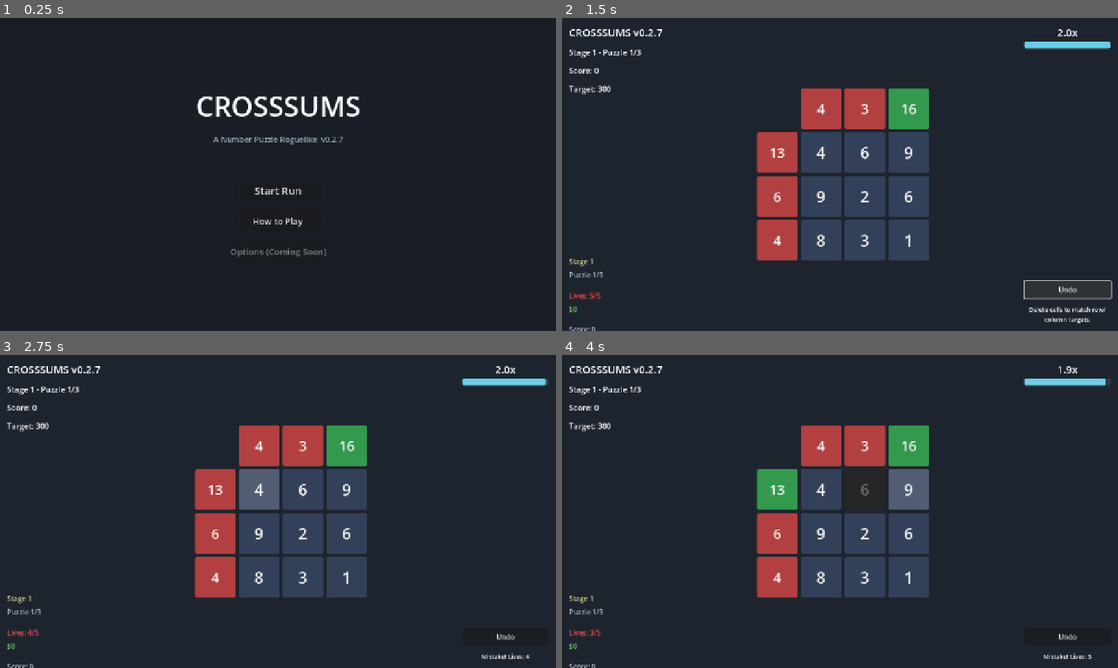
Above: before the commit, frames 1-4 (two rows, left to right).
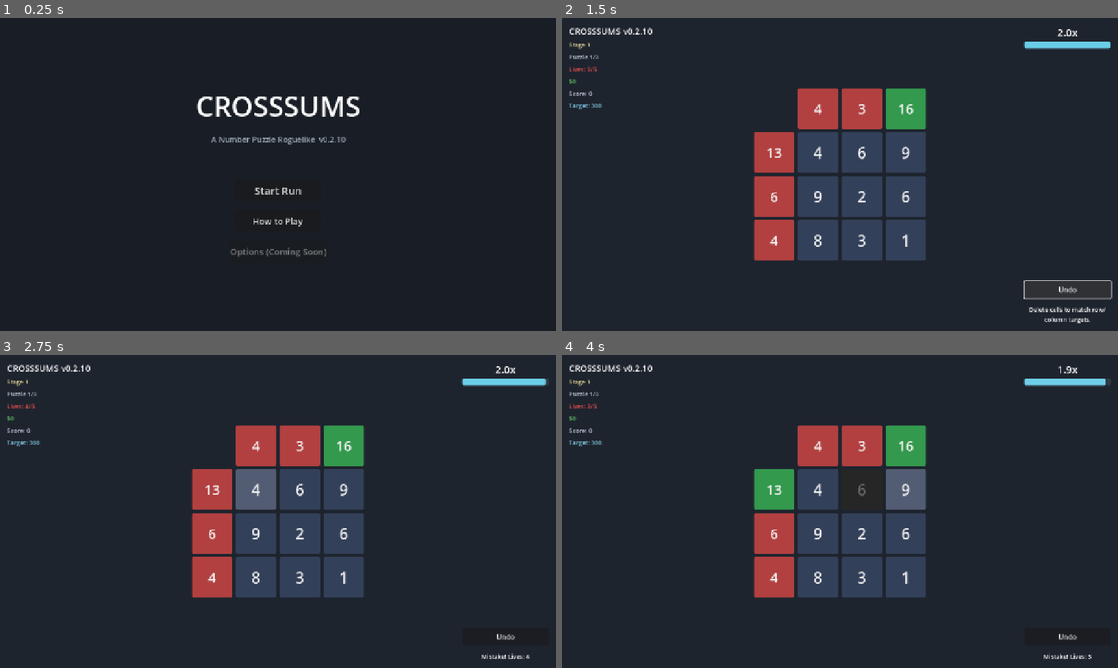
Above: after the commit, the same moments.

Repository: escherize/crossums
Game: Godot game, scene res://scenes/title/title_screen.tscn
The game is run twice, just before and just after one commit, with the same random seed, the same clock (stepped at 60 frames per second) and the same inputs.
Inputs:
- Up to frame 1 (0.25 s): no input
- Up to frame 2 (1.5 s): click "Start Run" at 0.5 s; click "Undo" at 1.25 s
- Up to frame 3 (2.75 s): click "4" at 2 s
- Up to frame 4 (4 s): click "6" at 2.75 s; click "9" at 3.5 s

The runs differ from the first frame. In frame 1, 0.3% of the frame differs, in the area x 38-63%, y 38-41%; in frame 2, 4.2%, in the area x 1-66%, y 3-100%; in frame 3, 4.2%; in frame 4, 4.1%.

Commit message:
Inline HUD labels directly in main.tscn (KISS)
- Remove separate run_hud.tscn/gd scene
- Add HUD labels directly to LeftPanel in main.tscn
- Move refresh logic into main.gd _refresh_hud()
- Principle: prefer declarative UI over script instantiation

Diff:
--- a/godot_app/scenes/main.gd
+++ b/godot_app/scenes/main.gd
@@ -8,7 +8,6 @@
 
 const PuzzleGridScene = preload("res://scenes/puzzle/puzzle_grid.tscn")
 const ScoringEngineScript = preload("res://scripts/core/scoring_engine.gd")
-const RunHUDScene = preload("res://scenes/ui/run_hud.tscn")
 const ResultPopupScene = preload("res://scenes/ui/result_popup.tscn")
 const ShopPlaceholderScene = preload("res://scenes/ui/shop_placeholder.tscn")
 const GameOverScene = preload("res://scenes/ui/game_over.tscn")
@@ -24,8 +23,15 @@
 @onready var timer_label: Label = %TimerLabel
 @onready var timer_bar: ProgressBar = %TimerBar
 @onready var overlay_container: CanvasLayer = %OverlayContainer
-@onready var hud_container: Control = %HUDContainer
 @onready var title_label: Label = %Title
+
+# HUD labels
+@onready var stage_label: Label = %StageLabel
+@onready var puzzle_label: Label = %PuzzleLabel
+@onready var lives_label: Label = %LivesLabel
+@onready var money_label: Label = %MoneyLabel
+@onready var score_label: Label = %ScoreLabel
+@onready var target_label: Label = %TargetLabel
 
 # Owned StyleBox for runtime color changes (avoid modifying shared resources)
 var _timer_fill_style: StyleBoxFlat
@@ -34,7 +40,6 @@
 var puzzle_solved: bool = false
 
 # Overlay instances
-var _run_hud: Control = null
 var _current_overlay: Control = null
 
 # =============================================================================
@@ -57,7 +62,6 @@
 func _ready() -> void:
 	_setup_ui()
 	_connect_signals()
-	_setup_hud()
 	title_label.text = "CROSSSUMS v%s" % GameConfig.VERSION
 
 	# Start first puzzle if run is active (coming from title screen)
@@ -78,11 +82,6 @@
 	timer_bar.add_theme_stylebox_override("fill", _timer_fill_style)
 
 
-func _setup_hud() -> void:
-	_run_hud = RunHUDScene.instantiate()
-	hud_container.add_child(_run_hud)
-
-
 func _connect_signals() -> void:
 	undo_button.pressed.connect(_on_undo_pressed)
 
@@ -90,6 +89,9 @@
 	EventBus.cell_deleted.connect(_on_cell_deleted)
 	EventBus.cell_restored.connect(_on_cell_restored)
 	EventBus.mistake_made.connect(_on_mistake_made)
+	EventBus.state_changed.connect(_refresh_hud)
+	EventBus.money_changed.connect(func(_a, _b): _refresh_hud())
+	EventBus.life_lost.connect(func(_a): _refresh_hud())
 
 	# RunManager connections
 	RunManager.puzzle_ready.connect(_on_puzzle_ready)
@@ -127,6 +129,19 @@
 	# Update label
 	timer_label.text = "%.1fx" % time_multiplier
 
+
+func _refresh_hud() -> void:
+	if GameState.run == null:
+		return
+	var run = GameState.run
+	stage_label.text = "Stage %d" % run.stage
+	puzzle_label.text = "Puzzle %d/3" % (run.puzzle_index + 1)
+	lives_label.text = "Lives: %d/%d" % [run.lives, run.max_lives]
+	money_label.text = "$%d" % run.money
+	score_label.text = "Score: %d" % run.total_score
+	var config = RunManager.get_current_stage_config()
+	target_label.text = "Target: %d" % config.score_target if config else "Target: ---"
+
 # =============================================================================
 # PUZZLE MANAGEMENT
 # =============================================================================
@@ -168,8 +183,7 @@
 
 	await _load_puzzle_grid()
 	_update_status("State restored.")
-	if _run_hud:
-		_run_hud.refresh()
+	_refresh_hud()
 
 # =============================================================================
 # RUNMANAGER SIGNAL HANDLERS
@@ -179,8 +193,7 @@
 	## RunManager has prepared a new puzzle
 	_clear_overlay()
 	await _load_puzzle_grid()
-	if _run_hud:
-		_run_hud.refresh()
+	_refresh_hud()
 
 
 func _on_show_result(won: bool, score: int, target: int, reward: int) -> void:
--- a/godot_app/scenes/main.tscn
+++ b/godot_app/scenes/main.tscn
@@ -56,40 +56,55 @@
 custom_minimum_size = Vector2(200, 0)
 layout_mode = 2
 size_flags_horizontal = 0
-theme_override_constants/separation = 16
+theme_override_constants/separation = 8
 
 [node name="Title" type="Label" parent="SafeArea/MainLayout/LeftPanel"]
 unique_name_in_owner = true
 layout_mode = 2
-theme_override_font_sizes/font_size = 24
+theme_override_font_sizes/font_size = 20
 text = "CROSSSUMS"
 
 [node name="StageLabel" type="Label" parent="SafeArea/MainLayout/LeftPanel"]
 unique_name_in_owner = true
 layout_mode = 2
-theme_override_font_sizes/font_size = 18
-text = "Stage 1 - Puzzle 1/3"
+theme_override_font_sizes/font_size = 14
+theme_override_colors/font_color = Color(0.9, 0.85, 0.6, 1)
+text = "Stage 1"
+
+[node name="PuzzleLabel" type="Label" parent="SafeArea/MainLayout/LeftPanel"]
+unique_name_in_owner = true
+layout_mode = 2
+theme_override_font_sizes/font_size = 14
+theme_override_colors/font_color = Color(0.7, 0.75, 0.8, 1)
+text = "Puzzle 1/3"
+
+[node name="LivesLabel" type="Label" parent="SafeArea/MainLayout/LeftPanel"]
+unique_name_in_owner = true
+layout_mode = 2
+theme_override_font_sizes/font_size = 14
+theme_override_colors/font_color = Color(0.9, 0.3, 0.3, 1)
+text = "Lives: 3/3"
+
+[node name="MoneyLabel" type="Label" parent="SafeArea/MainLayout/LeftPanel"]
+unique_name_in_owner = true
+layout_mode = 2
+theme_override_font_sizes/font_size = 14
+theme_override_colors/font_color = Color(0.4, 0.8, 0.4, 1)
+text = "$0"
 
 [node name="ScoreLabel" type="Label" parent="SafeArea/MainLayout/LeftPanel"]
 unique_name_in_owner = true
 layout_mode = 2
-theme_override_font_sizes/font_size = 18
+theme_override_font_sizes/font_size = 14
+theme_override_colors/font_color = Color(0.8, 0.8, 0.9, 1)
 text = "Score: 0"
 
 [node name="TargetLabel" type="Label" parent="SafeArea/MainLayout/LeftPanel"]
 unique_name_in_owner = true
 layout_mode = 2
-theme_override_font_sizes/font_size = 18
+theme_override_font_sizes/font_size = 14
+theme_override_colors/font_color = Color(0.5, 0.8, 0.9, 1)
 text = "Target: 300"
-
-[node name="Spacer" type="Control" parent="SafeArea/MainLayout/LeftPanel"]
-layout_mode = 2
-size_flags_vertical = 3
-
-[node name="HUDContainer" type="Control" parent="SafeArea/MainLayout/LeftPanel"]
-unique_name_in_owner = true
-custom_minimum_size = Vector2(0, 100)
-layout_mode = 2
 
 [node name="CenterPanel" type="VBoxContainer" parent="SafeArea/MainLayout"]
 layout_mode = 2
--- a/godot_app/scenes/ui/run_hud.gd
+++ /dev/null
@@ -1,75 +0,0 @@
-extends Control
-## HUD displaying current run state: stage, puzzle, lives, money, score, target.
-
-# =============================================================================
-# NODE REFERENCES
-# =============================================================================
-
-@onready var stage_label: Label = %StageLabel
-@onready var puzzle_label: Label = %PuzzleLabel
-@onready var lives_label: Label = %LivesLabel
-@onready var money_label: Label = %MoneyLabel
-@onready var score_label: Label = %ScoreLabel
-@onready var target_label: Label = %TargetLabel
-
-# =============================================================================
-# LIFECYCLE
-# =============================================================================
-
-func _ready() -> void:
-	EventBus.state_changed.connect(_on_state_changed)
-	EventBus.money_changed.connect(_on_money_changed)
-	EventBus.life_lost.connect(_on_life_lost)
-	refresh()
-
-
-func _on_state_changed() -> void:
-	refresh()
-
-
-func _on_money_changed(_new_amount: int, _delta: int) -> void:
-	refresh()
-
-
-func _on_life_lost(_remaining: int) -> void:
-	refresh()
-	# Flash the lives label red briefly
-	_flash_lives_label()
-
-# =============================================================================
-# DISPLAY
-# =============================================================================
-
-func refresh() -> void:
-	if GameState.run == null:
-		visible = false
-		return
-
-	visible = true
-	var run = GameState.run
-
-	stage_label.text = "Stage %d" % run.stage
-	puzzle_label.text = "Puzzle %d/3" % (run.puzzle_index + 1)
-	lives_label.text = _get_lives_display(run.lives)
-	money_label.text = "$%d" % run.money
-	score_label.text = "Score: %d" % run.total_score
-
-	# Get target from current stage config
-	var config = RunManager.get_current_stage_config()
-	if config:
-		target_label.text = "Target: %d" % config.score_target
-	else:
-		target_label.text = "Target: ---"
-
-
-func _get_lives_display(lives: int) -> String:
-	var max_lives: int = GameState.run.max_lives if GameState.run else 5
-	return "Lives: %d/%d" % [lives, max_lives]
-
-
-func _flash_lives_label() -> void:
-	## Flash the lives label red to indicate life lost
-	var original_color = lives_label.modulate
-	lives_label.modulate = Color.RED
-	var tween = create_tween()
-	tween.tween_property(lives_label, "modulate", original_color, 0.3)
--- a/godot_app/scenes/ui/run_hud.tscn
+++ /dev/null
@@ -1,71 +0,0 @@
-[gd_scene load_steps=2 format=3 uid="uid://run_hud"]
-
-[ext_resource type="Script" path="res://scenes/ui/run_hud.gd" id="1_script"]
-
-[node name="RunHUD" type="Control"]
-layout_mode = 3
-anchors_preset = 15
-anchor_right = 1.0
-anchor_bottom = 1.0
-grow_horizontal = 2
-grow_vertical = 2
-script = ExtResource("1_script")
-
-[node name="VBoxContainer" type="VBoxContainer" parent="."]
-layout_mode = 1
-anchors_preset = 15
-anchor_right = 1.0
-anchor_bottom = 1.0
-grow_horizontal = 2
-grow_vertical = 2
-theme_override_constants/separation = 8
-
-[node name="StageLabel" type="Label" parent="VBoxContainer"]
-unique_name_in_owner = true
-layout_mode = 2
-theme_override_font_sizes/font_size = 16
-theme_override_colors/font_color = Color(0.9, 0.85, 0.6, 1)
-text = "Stage 1"
-
-[node name="PuzzleLabel" type="Label" parent="VBoxContainer"]
-unique_name_in_owner = true
-layout_mode = 2
-theme_override_font_sizes/font_size = 16
-theme_override_colors/font_color = Color(0.7, 0.75, 0.8, 1)
-text = "Puzzle 1/3"
-
-[node name="Spacer" type="Control" parent="VBoxContainer"]
-custom_minimum_size = Vector2(0, 8)
-layout_mode = 2
-
-[node name="LivesLabel" type="Label" parent="VBoxContainer"]
-unique_name_in_owner = true
-layout_mode = 2
-theme_override_font_sizes/font_size = 16
-theme_override_colors/font_color = Color(0.9, 0.3, 0.3, 1)
-text = "Lives: 3/3"
-
-[node name="MoneyLabel" type="Label" parent="VBoxContainer"]
-unique_name_in_owner = true
-layout_mode = 2
-theme_override_font_sizes/font_size = 16
-theme_override_colors/font_color = Color(0.4, 0.8, 0.4, 1)
-text = "$0"
-
-[node name="Spacer2" type="Control" parent="VBoxContainer"]
-custom_minimum_size = Vector2(0, 8)
-layout_mode = 2
-
-[node name="ScoreLabel" type="Label" parent="VBoxContainer"]
-unique_name_in_owner = true
-layout_mode = 2
-theme_override_font_sizes/font_size = 16
-theme_override_colors/font_color = Color(0.8, 0.8, 0.9, 1)
-text = "Score: 0"
-
-[node name="TargetLabel" type="Label" parent="VBoxContainer"]
-unique_name_in_owner = true
-layout_mode = 2
-theme_override_font_sizes/font_size = 16
-theme_override_colors/font_color = Color(0.5, 0.8, 0.9, 1)
-text = "Target: 300"
--- a/godot_app/scripts/core/game_config.gd
+++ b/godot_app/scripts/core/game_config.gd
@@ -7,7 +7,7 @@
 # VERSION (bumped by deploy.sh)
 # =============================================================================
 
-const VERSION := "0.2.7"
+const VERSION := "0.2.10"
 
 # =============================================================================
 # SCORING - BASE POINTS
Not shown, removed: godot_app/scenes/ui/run_hud.gd.uid
